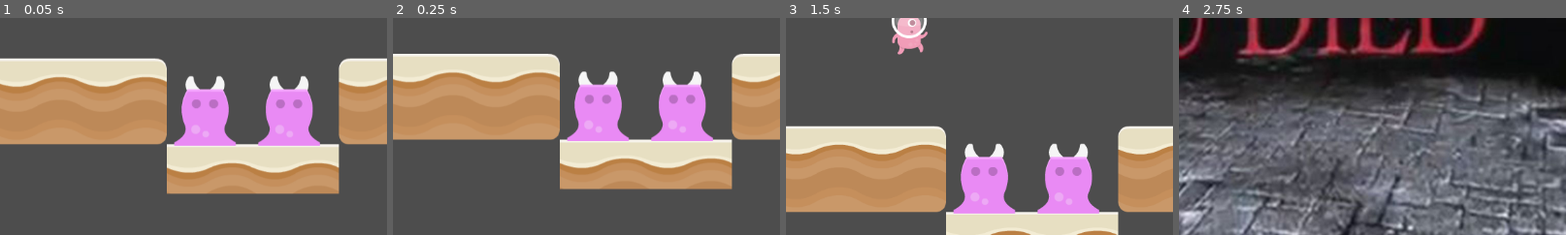
Above: before the commit, frames 1-4 (left to right).
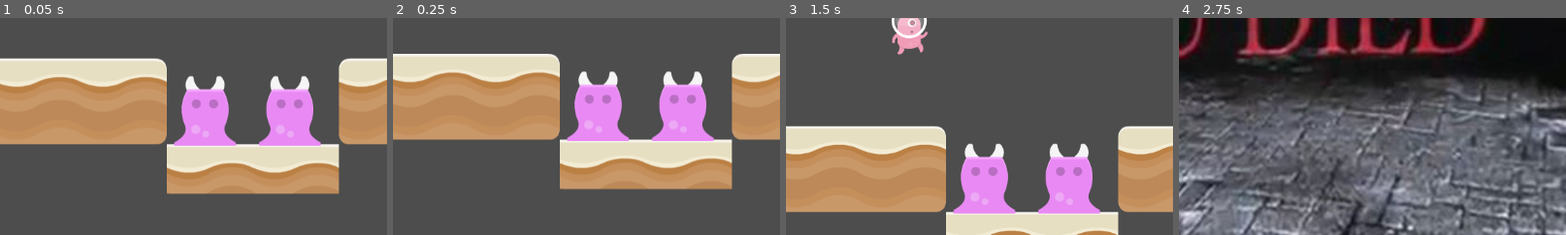
Above: after the commit, the same moments.

Repository: haninrahmania/Tutorial-Gamedev-4
Game: Godot game, scene res://scenes/Level2.tscn
The game is run twice, just before and just after one commit, with the same random seed, the same clock (stepped at 60 frames per second) and the same inputs. This scene is started directly instead of the project's main scene.
Inputs:
- Up to frame 1 (0.05 s): no input
- Up to frame 2 (0.25 s): no input
- Up to frame 3 (1.5 s): tap Enter at 0.5 s; hold Right (right) from 0.53 s (still down); tap Space (jump) at 0.77 s
- Up to frame 4 (2.75 s): tap Space (jump) at 1.52 s; release Right (right) at 2.03 s; hold A (left) from 2.03 s (still down)
The pictures show only the part of the screen within x 34-84%, y 48-98%; the shares and areas given below are measured in that part.

The runs differ from the first frame. In frame 1, 0.3% of the frame differs, in the area x 66-83%, y 26-59%; in frame 2, 0.3%, in the area x 66-83%, y 24-57%; in frame 3, 0.3%; in frame 4, nothing differs.

Commit message:
connected Level 1 to Level 2

Diff:
--- a/scenes/Level1.tscn
+++ b/scenes/Level1.tscn
@@ -74,6 +74,6 @@
 
 [node name="Area2D" parent="Sprite2D" instance=ExtResource("3_epdm4")]
 scale = Vector2(10.7314, 23.7958)
-sceneName = "WinScreen"
+sceneName = "Level2"
 
 [node name="Spawner" parent="." instance=ExtResource("5_u8pd6")]
--- a/scenes/Level2.tscn
+++ b/scenes/Level2.tscn
@@ -66,7 +66,10 @@
 tile_set = SubResource("TileSet_qybt6")
 
 [node name="LoseArea" type="Area2D" parent="."]
+position = Vector2(943, 1793)
+scale = Vector2(176.002, 6.42977)
 script = ExtResource("3_uelgx")
+sceneName = "Level2"
 
 [node name="CollisionShape2D" type="CollisionShape2D" parent="LoseArea"]
 shape = SubResource("RectangleShape2D_p4vpn")
@@ -94,7 +97,7 @@
 sceneName = "LoseScreen"
 
 [node name="Barnacle2" type="Sprite2D" parent="."]
-position = Vector2(822, 578)
+position = Vector2(823, 578)
 texture = ExtResource("8_bsy3t")
 
 [node name="Area2D" parent="Barnacle2" instance=ExtResource("7_c8em7")]
--- a/scenes/LoseArea.gd
+++ b/scenes/LoseArea.gd
@@ -1,6 +1,6 @@
 extends Area2D
 
-@export var sceneName: String = "Level 1"
+@export var sceneName: String = "Level 2"
 
 func _on_Lose_Area_entered(body):
 	if body.get_name() == "Player":
